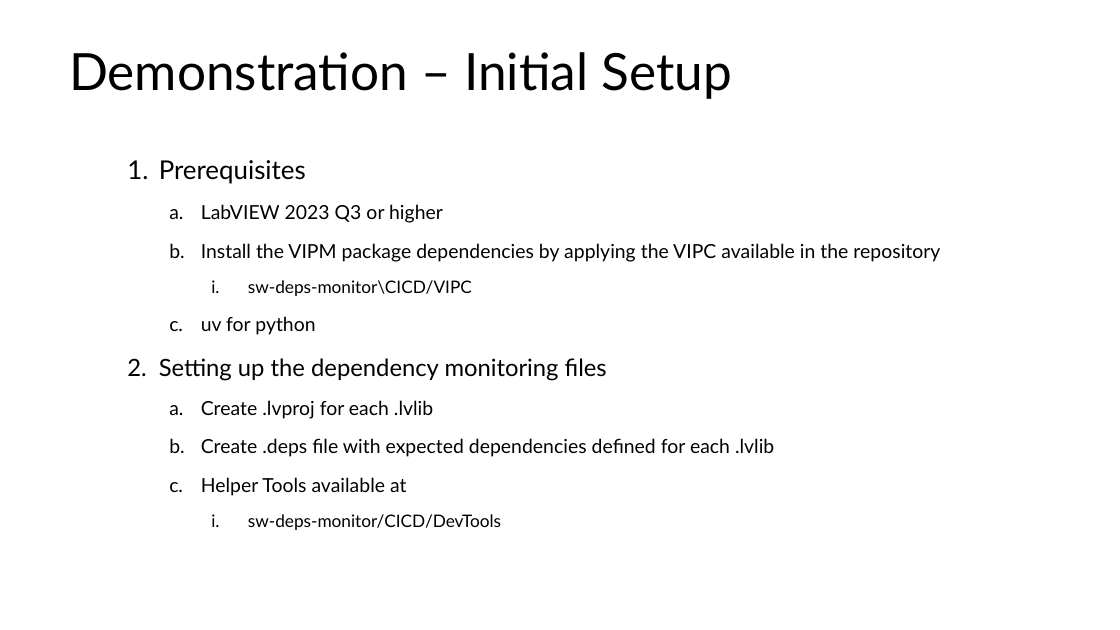
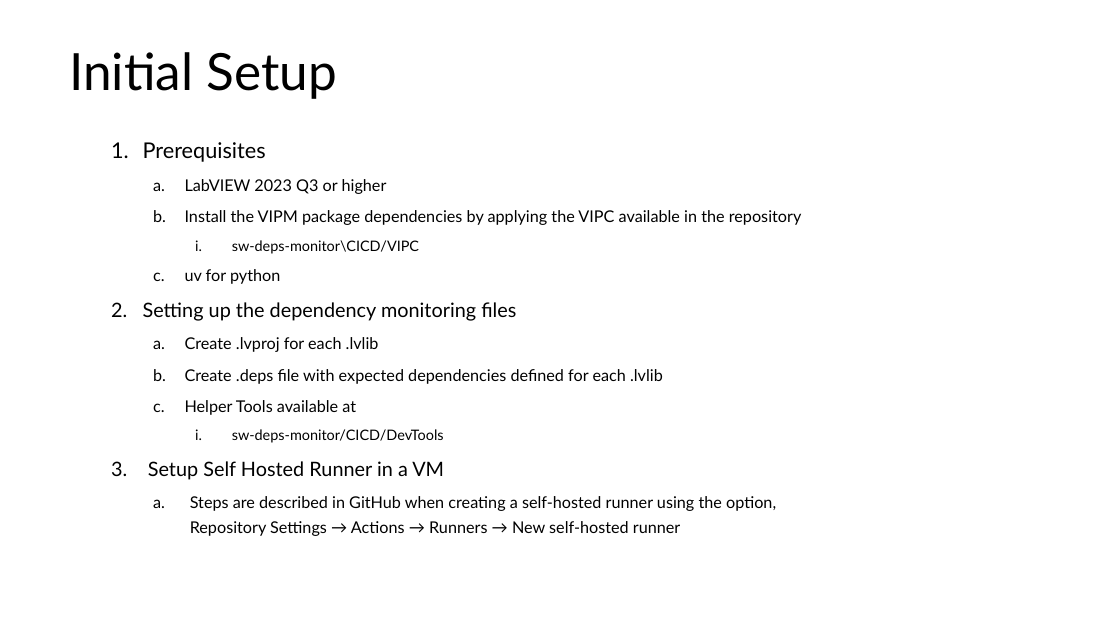
Before and after one commit to karthickshanmugarao/sw-deps-monitor, a slide deck: slide 15 of Docs/Automated Dependency Monitoring in CI Pipeline.pptx (slide 18 before the commit). Drawn at 1120x630 pixels with LibreOffice and Linux fonts; fonts in the diff are those of the drawing. Boxes give left, top, right and bottom in pixels: in the first picture for what was removed or moved away, otherwise in the second. Text is boxed around its words. In the diff, an @@ line names an element or a change of style, - is before the commit and + after.

```diff
--- a/Docs/Automated Dependency Monitoring in CI Pipeline.pptx
+++ b/Docs/Automated Dependency Monitoring in CI Pipeline.pptx
@@ title at <box>69,52,336,99</box>: text changed @@
-Demonstration – Initial Setup
+Initial Setup
@@ text "Prerequisites": place and size @@
-text "Prerequisites" at <box>159,160,940,530</box>
+text "Prerequisites" at <box>143,142,802,536</box>
@@ text at <box>143,142,802,443</box>: size 22.2 to 18.6 pt in "Prerequisites"; size 16.6 to 13.9 pt in "LabVIEW 2023 Q3 or higher", "Install the VIPM package dependencies by applying ...", "uv for python", "Create .lvproj for each .lvlib" and 2 more places; size 14.8 to 12.4 pt in "sw-deps-monitor\CICD/VIPC", "sw-deps-monitor/CICD/DevTools"; size 20.4 to 17.1 pt in "Setting up the dependency monitoring files"; line spacing 1.4 to 1.3 @@
@@ text at <box>148,461,776,536</box>: paragraphs added @@
+  3. Setup Self Hosted Runner in a VM
+    a. Steps are described in GitHub when creating a self-hosted runner using the option,
+       Repository Settings → Actions → Runners → New self-hosted runner
```
Also in this commit, not shown: 13 other slides changed, 1 slide added.
